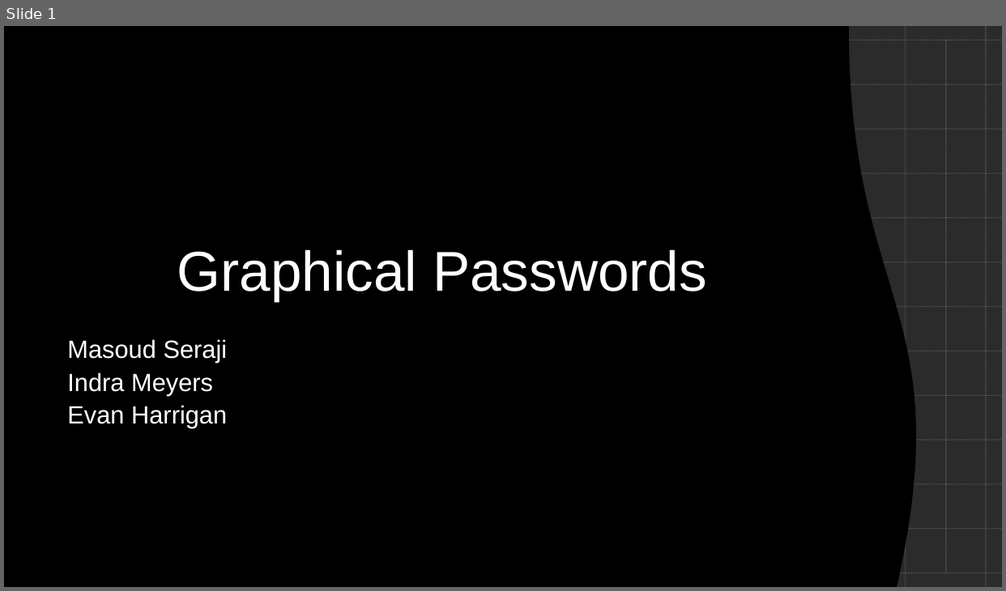
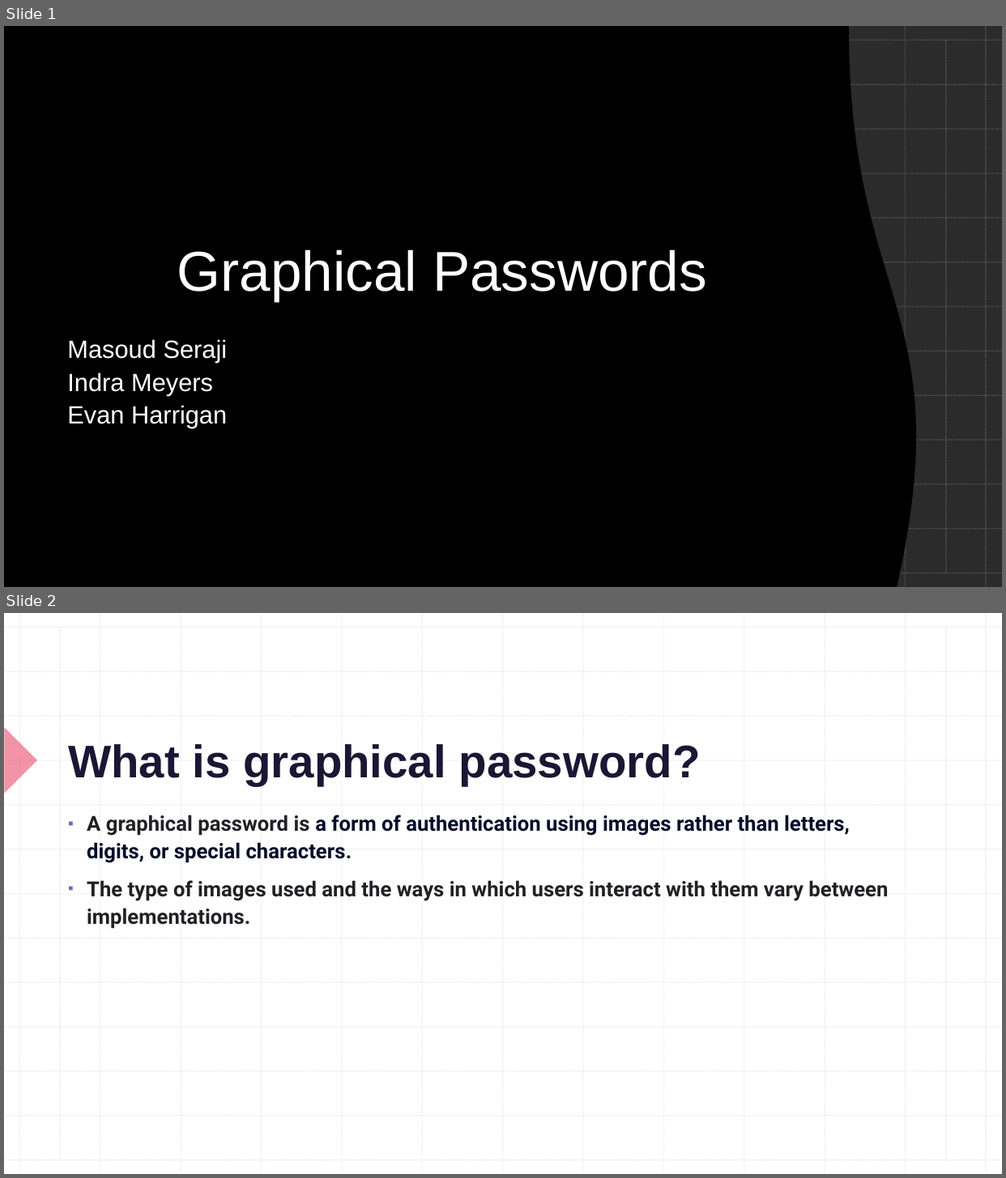
Before and after one commit to CSC-4350-TR-SP2023/Team3, a slide deck: docs/Graphical_Passwords.pptx. Shown one above the other, each under a label of ours: slide 1 before the commit, slides 1 and 2 after it. The pictures are 1006x591 and 1006x1178 pixels, drawn with LibreOffice and Linux fonts; fonts in the diff are those of the drawing; background and template pictures are left out; a plain dark background stands for a picture behind light text. Boxes give left, top, right and bottom in pixels: in the first picture for what was removed or moved away, otherwise in the second. Text is boxed around its words. In the diff, an @@ line names an element or a change of style, - is before the commit and + after.

```diff
--- a/docs/Graphical_Passwords.pptx
+++ b/docs/Graphical_Passwords.pptx
@@ slide 2 added at [4,613,1002,1174], background #FFFFFF; not listed: 26 template elements that a slide beside it also shows @@
@@ line added from (60, 628) to (60, 1161), #BCBCBC 1 pt dashed @@
@@ line added from (947, 628) to (947, 1161), #BCBCBC 1 pt dashed @@
@@ right triangle added at [4,728,37,794], fill #E72950 at 50% opacity @@
@@ title added at [68,744,701,786], 44 pt, text #1A1634, bold @@
+What is graphical password?
@@ text added at [87,815,888,929], 20 pt, text #202124, bold @@
+▪ A graphical password is a form of authentication using images rather than letters, digits, or special characters.
+▪ The type of images used and the ways in which users interact with them vary between implementations.
```
Also in this commit, not shown: 5 slides changed, 2 other slides added.
